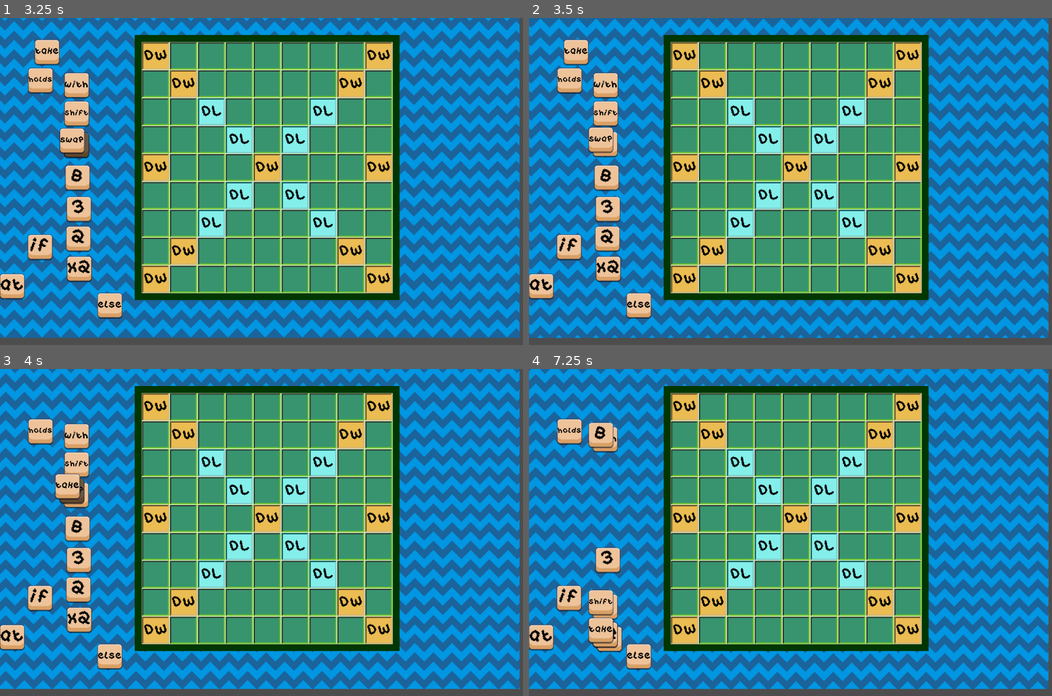
Above: before the commit, frames 1-4 (two rows, left to right).
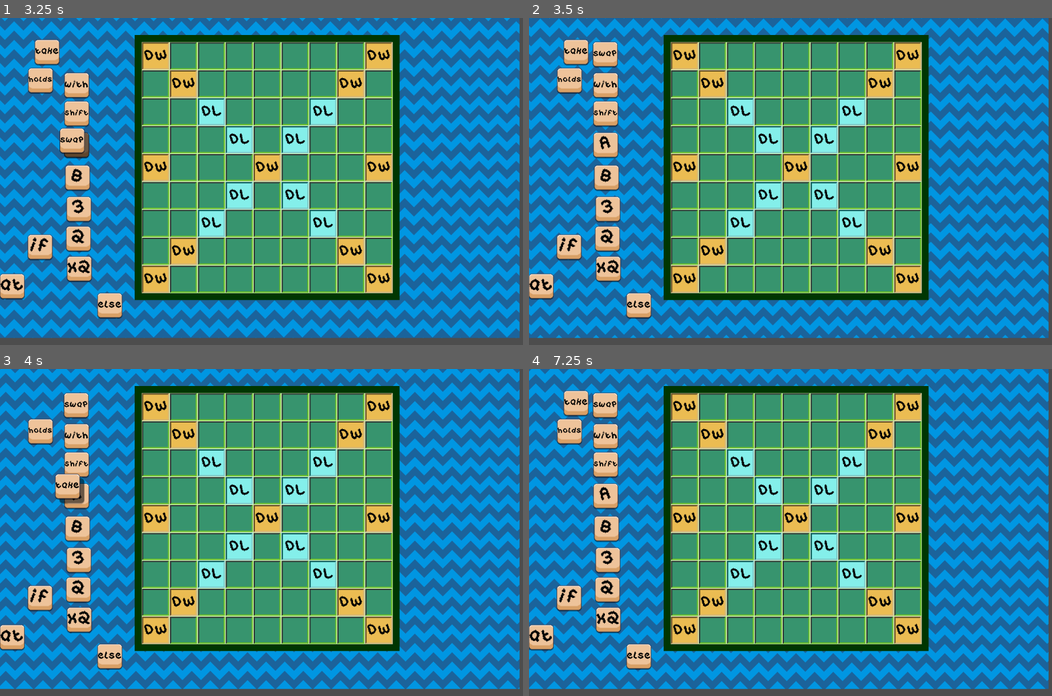
Above: after the commit, the same moments.

Repository: miscv32/programabble
Game: Godot game, scene res://scenes/screens/title.tscn
Same seed, same stepped clock (60 frames per second), same inputs: the game is played once before the commit and once after it.
Inputs (mouse positions are in pixels of both pictures, inside the frame that each line leads up to):
- Up to frame 1 (3.25 s): click "Play" at 0.5 s; click "Play" at 1.25 s; click "Play" at 2 s; drag from (78, 53) to (78, 145) at 2.77 s
- Up to frame 2 (3.5 s): no input
- Up to frame 3 (4 s): drag from (47, 401) to (73, 489) at 3.52 s
- Up to frame 4 (7.25 s): move the mouse to (607, 437) at 4.27 s; click (607, 437) at 4.42 s; drag from (607, 463) to (607, 588) at 5.02 s; drag from (602, 489) to (607, 620) at 5.77 s; drag from (607, 529) to (602, 434) at 6.52 s

Frame 1 is identical in both runs. In frame 2, 0.8% of the frame differs, in the area x 11-18%, y 7-43%; in frame 3, 0.5%; in frame 4, 3.5%, in the area x 6-18%, y 6-87%.

Commit message:
added snap validation

Diff:
--- a/scripts/board.gd
+++ b/scripts/board.gd
@@ -2,21 +2,32 @@
 
 @onready var tile_map = $TileMapLayer
 
+var onBoard = {}
+
 # Converts pixel position to grid
 func get_grid_coords(pixel_pos: Vector2):
 	var local_pos = tile_map.to_local(pixel_pos)
-	print ("local", local_pos)
 	var map_pos = tile_map.local_to_map(local_pos)
-	#map_pos.x += 6
-	#map_pos.y *= -1
-	#map_pos.y += 7
+	map_pos.y *= -1
+	map_pos.y += 8
 	return map_pos
 
 # Converts grid to pixel center
 func get_slot_center(grid_pos: Vector2i):
-	#grid_pos.x -= 6
-	#grid_pos.y -= 7
-	#grid_pos.y *= -1
+	grid_pos.y -= 8
+	grid_pos.y *= -1
 	var local_center = tile_map.map_to_local(grid_pos)
-	print ("local2", local_center)
 	return tile_map.to_global(local_center)
+
+func place(gridPos, tile_ref): # Pass 'self' from the tile
+	onBoard[gridPos] = tile_ref
+
+func isValidGridPos(gridPos, requesting_tile):
+	# Check if someone ELSE is in this spot
+	if onBoard.has(gridPos) and onBoard[gridPos] != requesting_tile:
+		return false
+	# Bounds check
+	return 0 <= gridPos.x and gridPos.x <= 8 and 0 <= gridPos.y and gridPos.y <= 8
+
+func remove(gridPos):
+	onBoard.erase(gridPos)
--- a/scripts/tile.gd
+++ b/scripts/tile.gd
@@ -6,6 +6,7 @@
 @onready var label = $Label
 
 var dragging = false
+var prevPos
 
 @export var letter_text: String = "A":
 	set(value):
@@ -19,24 +20,31 @@
 func _input_event(_viewport, event, _shape_idx):
 	# Detect Mouse Down
 	if event is InputEventMouseButton and event.button_index == MOUSE_BUTTON_LEFT:
+
 		if event.pressed:
+			prevPos = global_position
 			dragging = true
 			z_index += 20
 			visual.position -= Vector2(10, 10)
-
+			# Makes sure that no more tiles below get dragged
 			shadow.visible = true
 		else:
+			if (dragging == false): return
 			dragging = false
 			shadow.visible = false
 			z_index -= 20
 			visual.position += Vector2(10, 10)
-			snap_to_grid()
+			if (not snap_to_grid()):
+				position = prevPos
+		get_viewport().set_input_as_handled()
 
 func _ready():
+	prevPos = global_position
 	rescale_text()
 
 func _process(_delta):
 	if dragging:
+
 		global_position = get_global_mouse_position()
 
 func snap_to_grid():
@@ -47,9 +55,20 @@
 
 		var grid_pos = board.get_grid_coords(mouse_pos)
 
+		if (not board.isValidGridPos(grid_pos, self)):
+			return false
+
 		var global_center = board.get_slot_center(grid_pos)
 
 		global_position = global_center
+
+		var prev_grid_pos = board.get_grid_coords(prevPos)
+		board.remove(prev_grid_pos)
+		prevPos = global_position
+		board.place(grid_pos, self)
+
+		return true
+	return false
 
 func rescale_text():
 	var label = get_node_or_null("BlockBg/Label")
